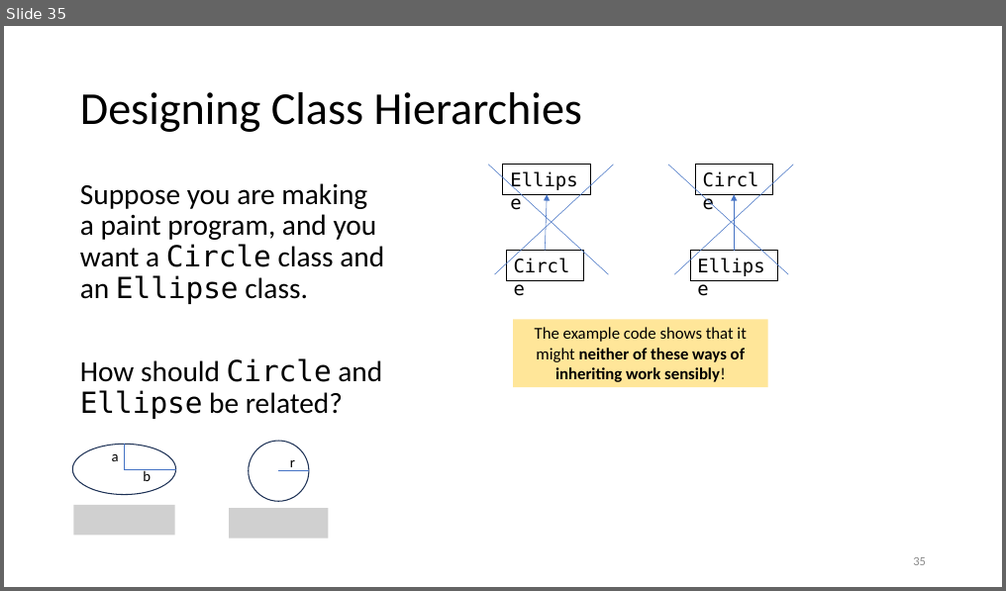
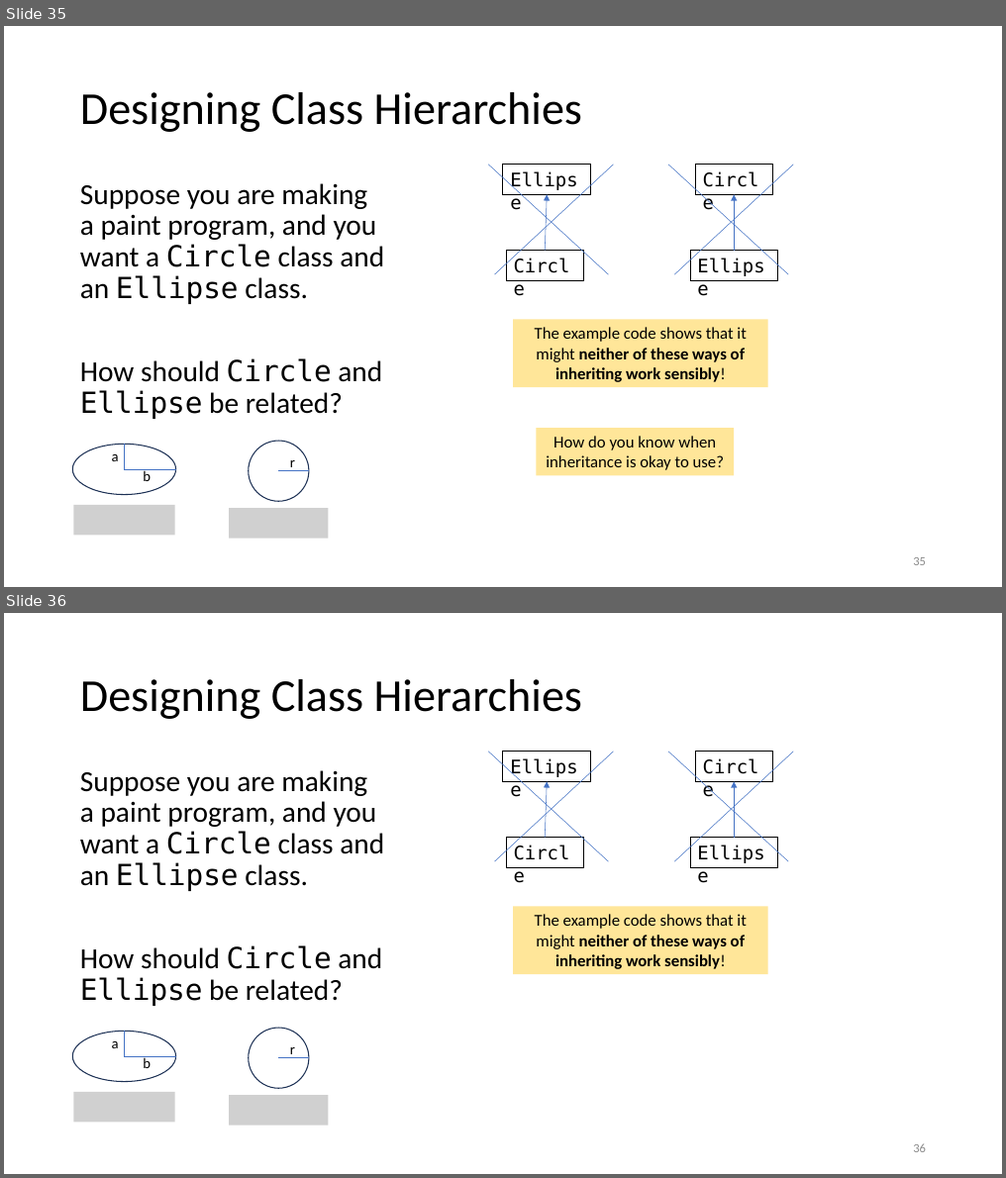
Before and after one commit to tjd1234/cmpt135spring2024, a slide deck: sample_code/week6/week6_cmpt135.pptx. Shown one above the other, each under a label of ours: slide 35 before the commit, slides 35 and 36 after it. The pictures are 1006x591 and 1006x1178 pixels, drawn with LibreOffice and Linux fonts; fonts in the diff are those of the drawing; grey boxes stand for pictures. Boxes give left, top, right and bottom in pixels: in the first picture for what was removed or moved away, otherwise in the second. Text is boxed around its words. In the diff, an @@ line names an element or a change of style, - is before the commit and + after.

Commit message:
updated

```diff
--- a/sample_code/week6/week6_cmpt135.pptx
+++ b/sample_code/week6/week6_cmpt135.pptx
@@ slide 35 added at (x1=4, y1=26, x2=1002, y2=587), background #FFFFFF @@
@@ title added at (x1=80, y1=92, x2=582, y2=132), 44 pt, text #000000 @@
+Designing Class Hierarchies
@@ line added from (488, 165) to (608, 274), #4472C4 0.5 pt @@
@@ line added from (494, 274) to (614, 165), #4472C4 0.5 pt @@
@@ rectangle added at (x1=503, y1=165, x2=591, y2=194), outline #000000 0.75 pt, 18 pt, text #000000 @@
+Ellipse
@@ line added from (668, 165) to (788, 274), #4472C4 0.5 pt @@
@@ line added from (675, 274) to (794, 165), #4472C4 0.5 pt @@
@@ rectangle added at (x1=696, y1=165, x2=773, y2=194), outline #000000 0.75 pt, 18 pt, text #000000 @@
+Circle
@@ text added at (x1=80, y1=183, x2=384, y2=419), 28 pt, text #000000 @@
+Suppose you are making a paint program, and you want a Circle class and an Ellipse class.
+How should Circle and Ellipse be related?
@@ arrow added from (546, 251) to (547, 194), #4472C4 0.5 pt @@
@@ arrow added from (734, 251) to (734, 194), #4472C4 0.5 pt @@
@@ rectangle added at (x1=506, y1=251, x2=583, y2=280), outline #000000 0.75 pt, 18 pt, text #000000 @@
+Circle
@@ rectangle added at (x1=690, y1=251, x2=778, y2=280), outline #000000 0.75 pt, 18 pt, text #000000 @@
+Ellipse
@@ rectangle added at (x1=513, y1=319, x2=768, y2=387), fill #FFE699, 16 pt, text #000000, bold @@
+The example code shows that it might neither of these ways of inheriting work sensibly!
@@ rectangle added at (x1=537, y1=428, x2=734, y2=475), fill #FFE699, 16 pt, text #000000 @@
+How do you know when inheritance is okay to use?
@@ group added at (x1=73, y1=441, x2=328, y2=538): 3 lines, 3 texts, 2 ellipses, 2 pictures @@
+a
+b
+r
@@ page number added at (x1=913, y1=558, x2=926, y2=566), 12 pt, text #8C8C8C @@
+35
@@ what was slide 35 is now slide 36 @@
```
